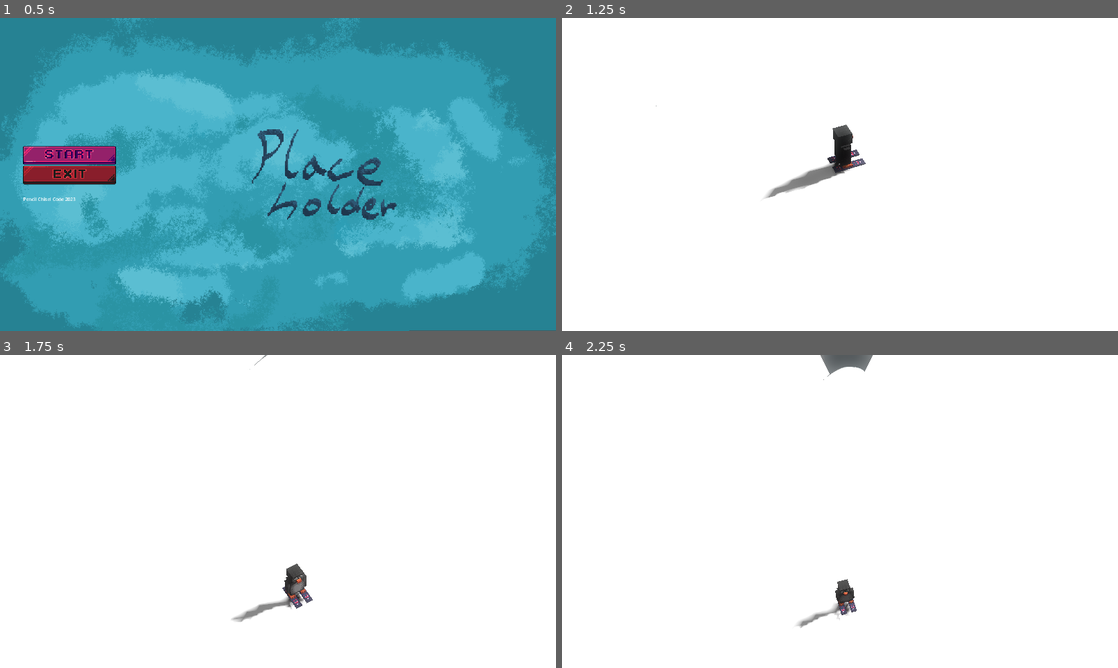
Above: before the commit, frames 1-4 (two rows, left to right).
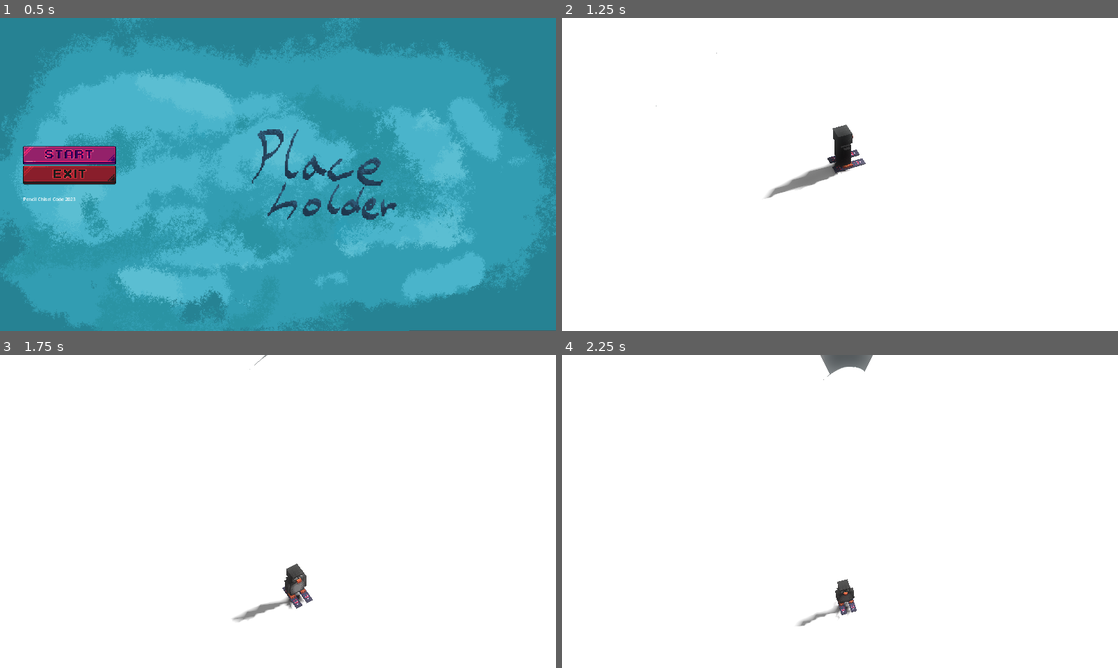
Above: after the commit, the same moments.

Repository: CodingBigTime/pencil-chisel-code-2023
Game: Godot game, scene res://scenes/main_menu.tscn
Two runs of this game, one before a commit and one after it. Both use one fixed random seed, a clock stepped at 60 frames per second and the inputs below.
Inputs (mouse positions are in pixels of both pictures, inside the frame that each line leads up to):
- Up to frame 1 (0.5 s): no input
- Up to frame 2 (1.25 s): click (628, 155) at 0.5 s
- Up to frame 3 (1.75 s): hold D (right) from 1.28 s (still down); tap Space (boost) at 1.35 s
- Up to frame 4 (2.25 s): release D (right) at 2.03 s; hold A (left) from 2.03 s (still down); tap Space (boost) at 2.1 s

Frame 1 is identical in both runs. In frame 2, less than 0.1% of the frame differs, in the area x 27-53%, y 11-58%; in frame 3, less than 0.1%, in the area x 43-55%, y 76-86%; in frame 4, less than 0.1%.

Commit message:
Add snowing particles

Diff:
--- a/scenes/main.tscn
+++ b/scenes/main.tscn
@@ -1,14 +1,40 @@
-[gd_scene load_steps=6 format=3 uid="uid://dad5je0e0l2rk"]
+[gd_scene load_steps=10 format=3 uid="uid://2w6yakjowypx"]
 
-[ext_resource type="PackedScene" uid="uid://cto5hssbufjkt" path="res://actors/player.tscn" id="1_7ud0s"]
+[ext_resource type="PackedScene" uid="uid://cup6i73gp2txa" path="res://actors/player.tscn" id="1_7ud0s"]
 [ext_resource type="Script" path="res://scenes/Camera3D.gd" id="2_nl8p7"]
-[ext_resource type="PackedScene" path="res://objects/mountain.tscn" id="3_yenbf"]
-[ext_resource type="PackedScene" uid="uid://bxmjjpfslwi3x" path="res://objects/glacier.tscn" id="4_f4xd1"]
+[ext_resource type="PackedScene" uid="uid://w8bd5n1p2168" path="res://objects/mountain.tscn" id="3_yenbf"]
+[ext_resource type="PackedScene" path="res://objects/glacier.tscn" id="4_f4xd1"]
 
 [sub_resource type="Environment" id="Environment_6w1rm"]
 glow_enabled = true
 glow_bloom = 0.4
+glow_hdr_threshold = 1.2
 volumetric_fog_enabled = true
+
+[sub_resource type="ParticleProcessMaterial" id="ParticleProcessMaterial_bgh5k"]
+lifetime_randomness = 0.2
+emission_shape = 3
+emission_box_extents = Vector3(400, 200, 400)
+spread = 10.0
+angle_min = -45.0
+angle_max = 45.0
+collision_mode = 2
+
+[sub_resource type="Curve" id="Curve_qdmuy"]
+_data = [Vector2(0.183908, 0), 0.0, 0.0, 0, 0, Vector2(0.33908, 0.578947), 0.0, 0.0, 0, 0, Vector2(0.545977, 0.936842), 0.0, 0.0, 0, 0, Vector2(0.741379, 0.652632), 0.0, 0.0, 0, 0, Vector2(0.954023, 0), 0.0, 0.0, 0, 0]
+point_count = 5
+
+[sub_resource type="StandardMaterial3D" id="StandardMaterial3D_4dxtc"]
+transparency = 1
+shading_mode = 0
+vertex_color_use_as_albedo = true
+albedo_color = Color(2, 2, 2, 1)
+use_particle_trails = true
+
+[sub_resource type="RibbonTrailMesh" id="RibbonTrailMesh_a8buv"]
+material = SubResource("StandardMaterial3D_4dxtc")
+sections = 2
+curve = SubResource("Curve_qdmuy")
 
 [node name="Map" type="Node3D"]
 transform = Transform3D(0.999998, -0.00142493, 0.00151929, 0.00142608, 0.999999, -0.000756879, -0.00151822, 0.000759032, 0.999999, 0, 0, 0)
@@ -17,9 +43,9 @@
 transform = Transform3D(1, 9.26043e-10, 2.49698e-11, -2.23539e-11, 1, -1.24232e-11, 1.1314e-11, -4.71173e-10, 1, 18.343, 133.725, 5.52958)
 
 [node name="Camera3D" type="Camera3D" parent="."]
-transform = Transform3D(1, 6.93301e-10, 1.08125e-08, 2.642e-10, 1, 1.21726e-08, 1.13136e-11, -3.54758e-10, 1, -0.874826, 26.6851, -0.0629961)
+transform = Transform3D(1, 7.25549e-10, 1.07102e-08, 2.33399e-10, 1, 1.22236e-08, 0, -4.07454e-10, 1, -0.874826, 26.6851, -0.0629961)
 current = true
-near = 0.02
+near = 0.006
 script = ExtResource("2_nl8p7")
 
 [node name="mountain" parent="." instance=ExtResource("3_yenbf")]
@@ -42,3 +68,14 @@
 
 [node name="WorldEnvironment" type="WorldEnvironment" parent="."]
 environment = SubResource("Environment_6w1rm")
+
+[node name="GPUParticles3D" type="GPUParticles3D" parent="."]
+transform = Transform3D(1, 6.09248e-10, -6.98492e-10, 1.16756e-10, 1, 2.91038e-10, 0, -6.40284e-10, 1, 0.160883, 112.815, -0.0853859)
+amount = 20000
+lifetime = 3.0
+speed_scale = 0.75
+randomness = 0.71
+visibility_aabb = AABB(-20, -20, -20, 40, 40, 40)
+trail_enabled = true
+process_material = SubResource("ParticleProcessMaterial_bgh5k")
+draw_pass_1 = SubResource("RibbonTrailMesh_a8buv")
Not shown: 1 places in actors/player.tscn that only renumber resources
